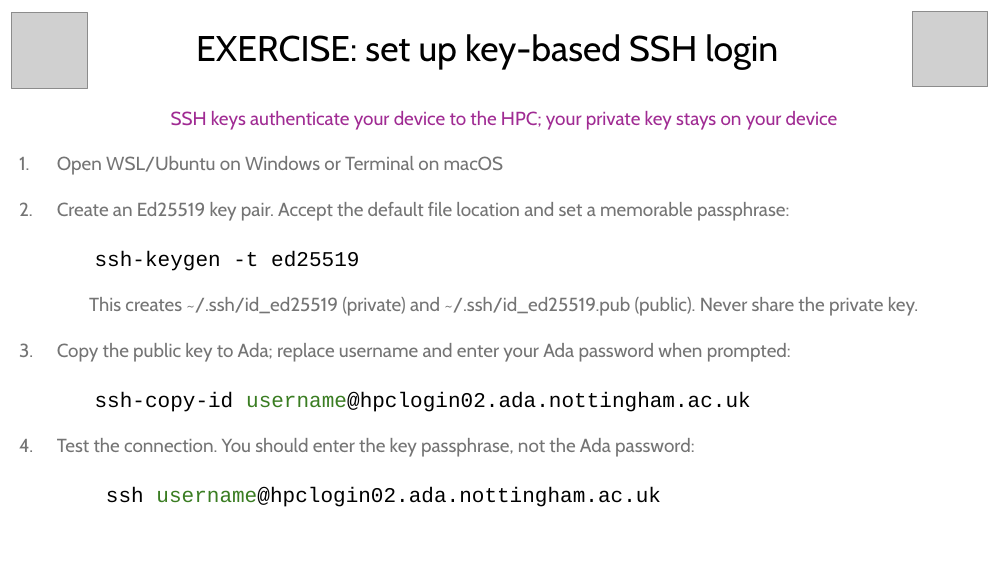
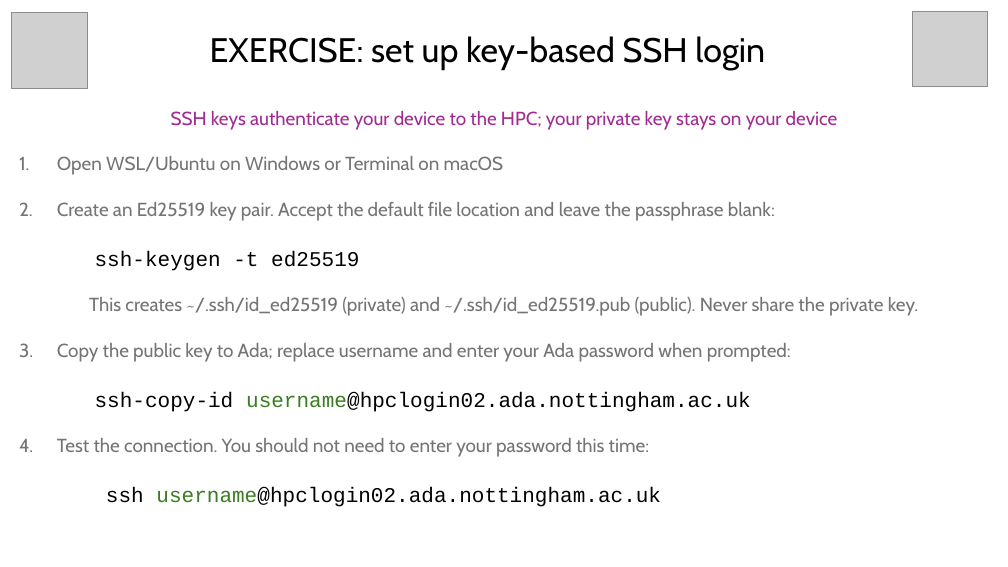
Before and after one commit to BioinformaticsMSc/LIFE4138_2627, a slide deck: slide 18 of UNIX_session_1/Intro_to_Ada.pptx. Drawn at 1008x567 pixels with LibreOffice and Linux fonts; fonts in the diff are those of the drawing; grey boxes stand for pictures. Boxes give left, top, right and bottom in pixels: in the first picture for what was removed or moved away, otherwise in the second. Text is boxed around its words. In the diff, an @@ line names an element or a change of style, - is before the commit and + after.

```diff
--- a/UNIX_session_1/Intro_to_Ada.pptx
+++ b/UNIX_session_1/Intro_to_Ada.pptx
@@ title "EXERCISE: set up key-based SSH ..." at <box>210,36,765,69</box>: size 34 to 32.4 pt @@
@@ text at <box>57,202,775,221</box>: text changed @@
-2. Create an Ed25519 key pair. Accept the default file location and set a memorable passphrase:
+2. Create an Ed25519 key pair. Accept the default file location and leave the passphrase blank:
@@ text at <box>57,438,650,457</box>: text changed @@
-4. Test the connection. You should enter the key passphrase, not the Ada password:
+4. Test the connection. You should not need to enter your password this time:
```
Also in this commit, not shown: 3 other slides changed.
